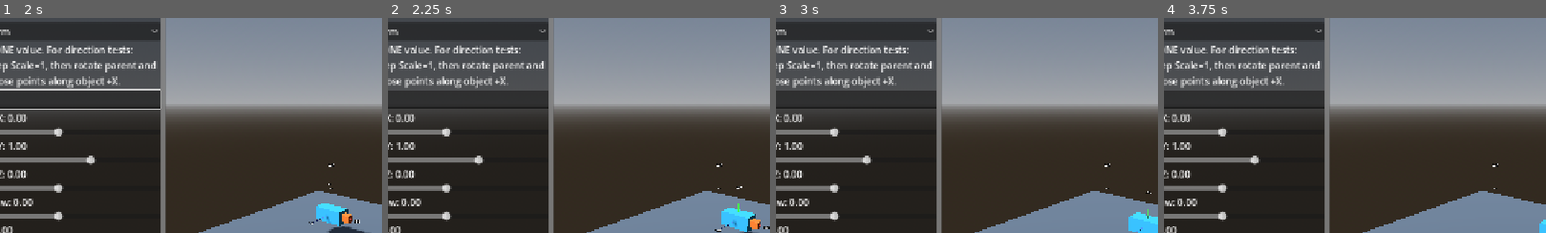
Above: before the commit, frames 1-4 (left to right).
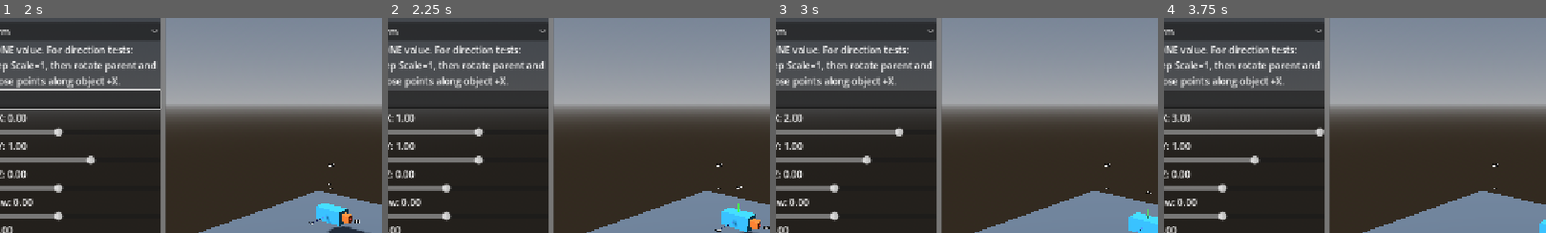
Above: after the commit, the same moments.

Repository: Zilur/ai-3d-game-learning
Game: Godot game, scene res://scenes/main.tscn
Same seed, same stepped clock (60 frames per second), same inputs: the game is played once before the commit and once after it.
Inputs (mouse positions are % of the whole screen's width and height, from its top left):
- Up to frame 1 (2 s): click "Concept labs (Esc first)" at 0.5 s; click (14, 23) at 1.27 s; type "12" at 1.35 s
- Up to frame 2 (2.25 s): click "World +X" at 2 s
- Up to frame 3 (3 s): click "Parent +X" at 2.75 s
- Up to frame 4 (3.75 s): click "Object +X" at 3.5 s
The pictures show only the part of the screen within x 7-57%, y 4-54%; the shares and areas given below are measured in that part.

Frame 1 is identical in both runs. In frame 2, 0.3% of the frame differs, in the area x 2-26%, y 44-56%; in frame 3, 0.5%; in frame 4, 0.7%, in the area x 2-42%, y 44-56%.

Commit message:
fix: synchronize transform sliders with actual coordinates after direction experiments

Diff:
--- a/game/scripts/lab.gd
+++ b/game/scripts/lab.gd
@@ -15,6 +15,7 @@
 var _material: StandardMaterial3D
 var _neighbor_light: OmniLight3D
 var _door_angle: float = 0.0
+var _position_sliders: Array[HSlider] = []
 
 func _ready() -> void:
 	Input.mouse_mode = Input.MOUSE_MODE_VISIBLE
@@ -99,6 +100,7 @@
 
 func _switch_mode(index: int) -> void:
 	_mode = index
+	_position_sliders.clear()
 	for parent in [_experiment, _controls]:
 		for child in parent.get_children():
 			parent.remove_child(child)
@@ -131,7 +133,8 @@
 	_axes(_subject, 1.2, "O")
 	for axis in range(3):
 		var axis_name: String = ["X", "Y", "Z"][axis]
-		_slider("Position " + axis_name, -3.0, 3.0, _subject.position[axis], 0.1, _set_component.bind("position", axis))
+		var control := _slider("Position " + axis_name, -3.0, 3.0, _subject.position[axis], 0.0, _set_component.bind("position", axis))
+		_position_sliders.append(control)
 	_slider("Object Yaw", -180, 180, 0, 5, _set_component.bind("rotation_degrees", 1))
 	for axis in range(3):
 		var axis_name: String = ["X", "Y", "Z"][axis]
@@ -151,13 +154,27 @@
 
 func _move_world_x() -> void:
 	_subject.global_position += Vector3.RIGHT
+	_sync_position_controls()
 
 func _move_parent_x() -> void:
 	_subject.position += Vector3.RIGHT
+	_sync_position_controls()
 
 func _move_object_x() -> void:
 	# Normalize so each click travels one WORLD unit despite visual scale.
 	_subject.global_position += _subject.global_basis.x.normalized()
+	_sync_position_controls()
+
+func _sync_position_controls() -> void:
+	for axis in range(_position_sliders.size()):
+		var control := _position_sliders[axis]
+		var value: float = _subject.position[axis]
+		# Expand the range if a button moved outside the original slider range.
+		control.min_value = minf(-3.0, value)
+		control.max_value = maxf(3.0, value)
+		control.set_value_no_signal(value)
+		var label: Label = control.get_meta("value_label")
+		label.text = "Position %s: %.2f" % [["X", "Y", "Z"][axis], value]
 
 func _build_door() -> void:
 	_instruction.text = "Predict which edge stays fixed. Compare center and side pivots at the SAME angle. Reset before comparing."
@@ -220,7 +237,7 @@
 	if not is_instance_valid(_subject):
 		return
 	if _mode == 0:
-		_status.text = "Parent position: %s\nWorld position: %s\nButtons change actual position; sliders show their last chosen value." % [_subject.position, _subject.global_position]
+		_status.text = "Parent position: %s\nWorld position: %s\nPosition sliders follow actual parent-relative coordinates." % [_subject.position, _subject.global_position]
 	elif _mode == 1:
 		_status.text = "Angle: %.0f degrees\nHinge world position: %s" % [_door_angle, _subject.global_position]
 	else:
@@ -238,7 +255,7 @@
 	button.toggled.connect(callback)
 	_controls.add_child(button)
 
-func _slider(title: String, minimum: float, maximum: float, initial: float, step: float, callback: Callable) -> void:
+func _slider(title: String, minimum: float, maximum: float, initial: float, step: float, callback: Callable) -> HSlider:
 	var label := Label.new()
 	label.text = "%s: %.2f" % [title, initial]
 	_controls.add_child(label)
@@ -247,8 +264,10 @@
 	slider.max_value = maximum
 	slider.step = step
 	slider.value = initial
+	slider.set_meta("value_label", label)
 	slider.value_changed.connect(_slider_changed.bind(label, title, callback))
 	_controls.add_child(slider)
+	return slider
 
 func _slider_changed(value: float, label: Label, title: String, callback: Callable) -> void:
 	label.text = "%s: %.2f" % [title, value]
